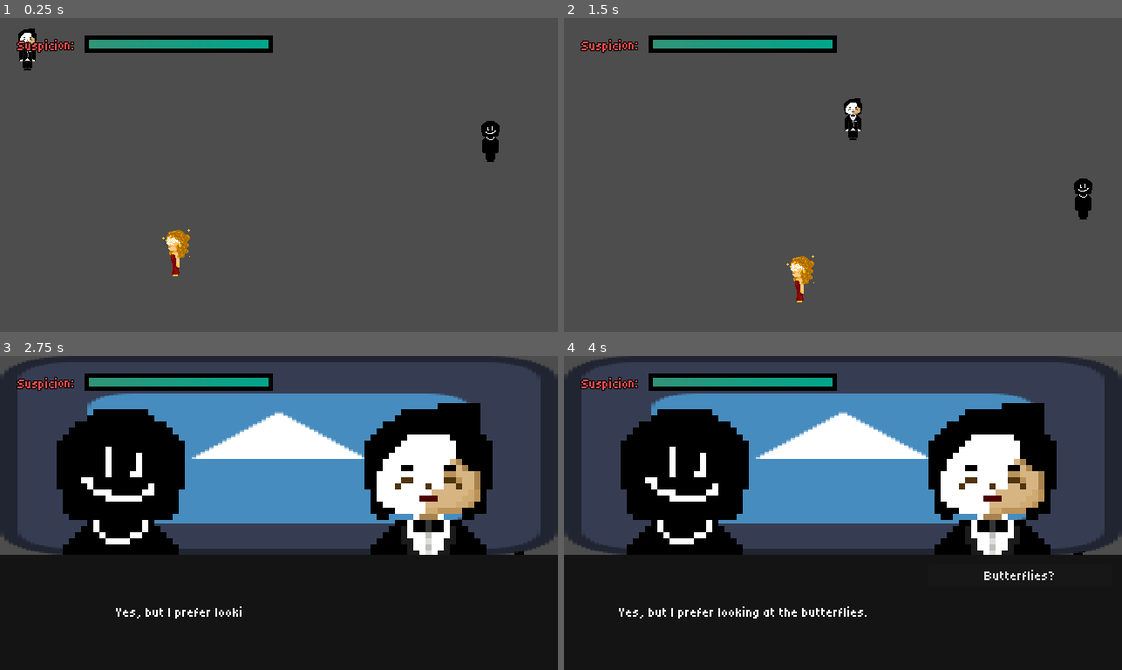
Above: before the commit, frames 1-4 (two rows, left to right).
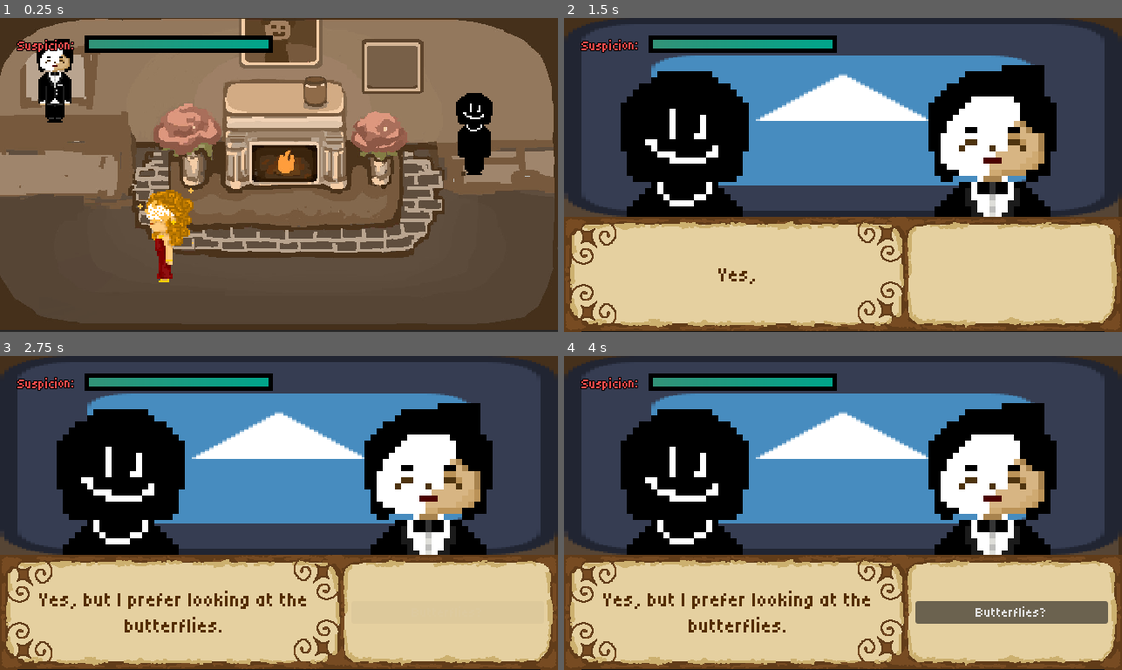
Above: after the commit, the same moments.

Repository: Tanner202/masquerade_game
Game: Godot game, scene res://level.tscn
The game is run twice, just before and just after one commit, with the same random seed, the same clock (stepped at 60 frames per second) and the same inputs. The engine's default icon, where the game draws it, is replaced by a stand-in: a white triangle on a blue panel in a dark square.
Inputs:
- Up to frame 1 (0.25 s): no input
- Up to frame 2 (1.5 s): hold D (right) 0.53-1.28 s; hold Space (interact) 0.53-1.28 s; hold S (down) from 1.28 s (still down); tap Space (interact) at 1.35 s
- Up to frame 3 (2.75 s): release S (down) at 2.03 s; hold D (right) from 2.03 s (still down); hold Space (interact) from 2.03 s (still down)
- Up to frame 4 (4 s): release D (right) at 2.78 s; release Space (interact) at 2.78 s; hold W (up) 2.78-3.53 s; tap Space (interact) at 2.85 s; hold A (left) from 3.53 s (still down); hold Space (interact) from 3.53 s (still down)

The runs differ from the first frame. In frame 1, 66% of the frame differs, in the area x 0-100%, y 0-100%; in frame 2, 78%; in frame 3, 37%; in frame 4, 37%.

Commit message:
improve disguise logic, adjust character speed, and update dialogue panel layout

Diff:
--- a/GameController/GameState.gd
+++ b/GameController/GameState.gd
@@ -7,7 +7,8 @@
 
 func set_disguise(new_disguise: String):
 	current_disguise = new_disguise
-	susLevel -= 0.1 # optional having changing disguises decrease suspicion
+	if susLevel >= 0.1:
+		susLevel -= 0.1 # optional having changing disguises decrease suspicion
 
 # constructor
 func _init():
--- a/character_body_2d.gd
+++ b/character_body_2d.gd
@@ -1,6 +1,6 @@
 extends CharacterBody2D
 
-@export var speed = 400
+@export var speed = 100
 
 var can_move = true
 
--- a/interaction_scene.tscn
+++ b/interaction_scene.tscn
@@ -4,6 +4,7 @@
 [ext_resource type="Texture2D" uid="uid://giwyyne7wj4l" path="res://Placeholder.png" id="1_ohbwi"]
 [ext_resource type="FontFile" uid="uid://ddqis61kyd6jj" path="res://Tiny5-Regular.ttf" id="3_moif1"]
 [ext_resource type="Texture2D" uid="uid://t1pns0jgjllt" path="res://Tux-1.png.png" id="3_v4pst"]
+[ext_resource type="Texture2D" uid="uid://c5ysccels0sgw" path="res://Dialogue.png" id="4_wbtfb"]
 
 [sub_resource type="GDScript" id="GDScript_phxgd"]
 script/source = "extends CanvasLayer
@@ -74,6 +75,8 @@
 [sub_resource type="StyleBoxFlat" id="StyleBoxFlat_ohbwi"]
 bg_color = Color(0.079316884, 0.079316884, 0.079316884, 1)
 
+[sub_resource type="Theme" id="Theme_wbtfb"]
+
 [node name="InteractionScreen" type="CanvasLayer" unique_id=304026943]
 script = SubResource("GDScript_phxgd")
 
@@ -109,7 +112,7 @@
 grow_vertical = 2
 texture = ExtResource("3_v4pst")
 
-[node name="DialoguePanel" type="Panel" parent="CanvasLayer" unique_id=232815971]
+[node name="DialoguePanelOld" type="Panel" parent="CanvasLayer" unique_id=232815971]
 anchors_preset = 12
 anchor_top = 1.0
 anchor_right = 1.0
@@ -119,12 +122,21 @@
 grow_vertical = 0
 theme_override_styles/panel = SubResource("StyleBoxFlat_ohbwi")
 
+[node name="DialoguePanel" type="TextureRect" parent="CanvasLayer" unique_id=1669810061]
+offset_top = 228.0
+offset_right = 640.0
+offset_bottom = 360.0
+texture = ExtResource("4_wbtfb")
+
 [node name="DialogueLabel" type="Label" parent="CanvasLayer/DialoguePanel" unique_id=1602003192]
 layout_mode = 0
-offset_left = 31.0
-offset_right = 381.0
-offset_bottom = 132.0
+offset_left = 38.0
+offset_top = 16.0
+offset_right = 362.0
+offset_bottom = 117.0
+theme_override_colors/font_color = Color(0.33, 0.17600001, 0, 1)
 theme_override_fonts/font = ExtResource("3_moif1")
+theme_override_font_sizes/font_size = 24
 text = "Bonjour. Comment ça va ?"
 horizontal_alignment = 1
 vertical_alignment = 1
@@ -132,7 +144,9 @@
 
 [node name="DialogueOptions" type="VBoxContainer" parent="CanvasLayer/DialoguePanel" unique_id=1051162498]
 layout_mode = 0
-offset_left = 418.0
-offset_top = 11.0
-offset_right = 628.0
-offset_bottom = 132.0
+offset_left = 403.0
+offset_top = 14.0
+offset_right = 624.0
+offset_bottom = 118.0
+theme = SubResource("Theme_wbtfb")
+alignment = 1
--- a/level.tscn
+++ b/level.tscn
@@ -5,28 +5,39 @@
 [ext_resource type="PackedScene" uid="uid://doh7rsbfeuigd" path="res://player.tscn" id="2_vonw3"]
 [ext_resource type="Texture2D" uid="uid://giwyyne7wj4l" path="res://Placeholder.png" id="3_f2txt"]
 [ext_resource type="PackedScene" uid="uid://by8d7kcofyw65" path="res://UI/UI.tscn" id="3_oi3di"]
+[ext_resource type="Texture2D" uid="uid://d1hsplopxd7hh" path="res://329063C1-339F-4B9A-A76C-114F518A0145.jpg" id="6_1ainy"]
 
-[sub_resource type="NavigationPolygon" id="NavigationPolygon_f2txt"]
-vertices = PackedVector2Array(602.89844, 51.960938, 600.09375, 337.0625, 24.84375, 340.9297, 20.15625, 50.03125)
-polygons = Array[PackedInt32Array]([PackedInt32Array(0, 1, 2, 3)])
-outlines = Array[PackedVector2Array]([PackedVector2Array(613, 42, 10, 40, 15, 351, 610, 347)])
+[sub_resource type="NavigationPolygon" id="NavigationPolygon_1ainy"]
+vertices = PackedVector2Array(451.75, 221.17969, 501.71094, 222.78906, 613.21094, 226.63281, 608.21875, 290.67188, 581.8906, 331.04688, 533.9922, 340.9922, 90.046875, 340, 400.60156, 227, 50.007813, 331.6172, 23.53125, 313.35156, 7.09375, 296.10156, 8.7578125, 227, 153.52344, 227, 230.25781, 228, 162.36719, 171.88281, 175.39063, 173.17969, 183.32813, 220.78125, 462.57813, 183.77344, 481.92188, 183.1875)
+polygons = Array[PackedInt32Array]([PackedInt32Array(0, 1, 2, 3, 4, 5, 6, 7), PackedInt32Array(6, 8, 9, 10, 11, 12, 13), PackedInt32Array(12, 14, 15, 16), PackedInt32Array(0, 17, 18, 1), PackedInt32Array(13, 7, 6), PackedInt32Array(12, 16, 13)])
+outlines = Array[PackedVector2Array]([PackedVector2Array(-1, 217, -3, 300, 17, 321, 46, 341, 89, 350, 535, 351, 588, 340, 618, 294, 624, 217, 508, 213, 488, 173, 455, 174, 444, 212, 400, 217, 231, 218, 192, 212, 184, 164, 154, 161, 145, 217)])
 
 [node name="Level" type="Node2D" unique_id=2083961112]
 
+[node name="TextureRect" type="TextureRect" parent="." unique_id=1965102321]
+offset_right = 640.0
+offset_bottom = 360.0
+texture = ExtResource("6_1ainy")
+expand_mode = 2
+
 [node name="ButterflyWoman" parent="." unique_id=795824750 instance=ExtResource("1_u52ul")]
 position = Vector2(188, 263)
+scale = Vector2(2, 2)
 dialogue_filepath = "res://butterfly_woman.json"
 npc_texture = ExtResource("2_0b4ue")
 
 [node name="PastryChef" parent="." unique_id=74179338 instance=ExtResource("1_u52ul")]
 position = Vector2(557, 124)
+scale = Vector2(2, 2)
 dialogue_filepath = "res://pastry_chef.json"
 npc_texture = ExtResource("3_f2txt")
 
 [node name="Player" parent="." unique_id=1297024523 instance=ExtResource("2_vonw3")]
+scale = Vector2(2, 2)
 
 [node name="UI" parent="." unique_id=318653403 instance=ExtResource("3_oi3di")]
 
 [node name="NavigationRegion2D" type="NavigationRegion2D" parent="." unique_id=2010469749]
+visible = false
 position = Vector2(8, -10)
-navigation_polygon = SubResource("NavigationPolygon_f2txt")
+navigation_polygon = SubResource("NavigationPolygon_1ainy")
--- a/npc.gd
+++ b/npc.gd
@@ -75,7 +75,6 @@
 
 func process_movement(delta):
 	if nav_agent.is_navigation_finished():
-		print("Navigation finished - going idle")
 		# got to nav point, start idle
 		current_state = State.IDLE
 		idle_timer = randf_range(min_idle_time, max_idle_time)
@@ -84,8 +83,18 @@
 	# get destination
 	var current_pos = global_position
 	var next_path_pos = nav_agent.get_next_path_position()
-	print("Moving toward: ", next_path_pos)
-	velocity = current_pos.direction_to(next_path_pos) * movement_speed
+
+	if current_pos.distance_to(nav_agent.target_position) < 10.0:
+		current_state = State.IDLE
+		idle_timer = randf_range(min_idle_time, max_idle_time)
+		return
+
+	var direction = current_pos.direction_to(next_path_pos)
+
+	if abs(direction.x) > abs(direction.y):
+		velocity = Vector2(sign(direction.x), 0) * movement_speed
+	else:
+		velocity = Vector2(0, sign(direction.y)) * movement_speed
 
 	# flip npc sprite to face movement dir
 	if velocity.x != 0:
@@ -95,7 +104,8 @@
 	current_state = State.WANDER
 
 	# send them off to a random point near the start spot
-	var random_dir = Vector2(randf_range(-1, 1), randf_range(-1, 1)).normalized()
+	var directions = [Vector2.UP, Vector2.DOWN, Vector2.LEFT, Vector2.RIGHT]
+	var random_dir = directions.pick_random()
 	var random_dist = randf_range(50, wander_radius)
 	var target_pos = start_position + (random_dir * random_dist)
 
Binary file added: 329063C1-339F-4B9A-A76C-114F518A0145.jpg
Binary file added: Dialogue.png
